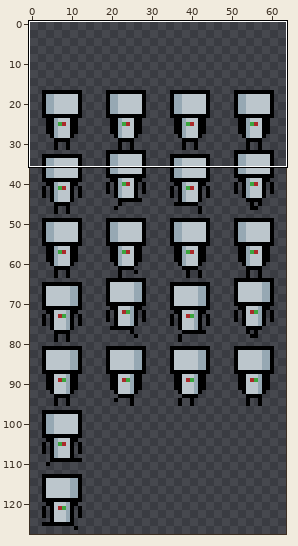
Sprite sheet: Ray Shaper/data/textures/body.png. The picture above shows the old version from afar; the outline marks the close-up.
Close-up. Before the commit:
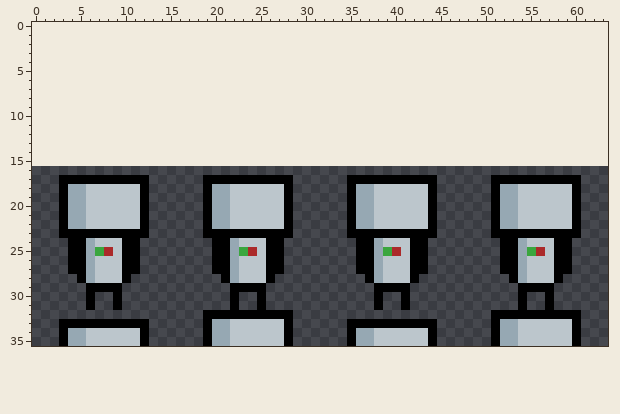
The file is 64x112 pixels. Shown: x 0..63, y 0..35. The old version is drawn lined up with the new one, on the new canvas. The commit also changed other parts of the picture, which this record leaves out.
And afterwards:
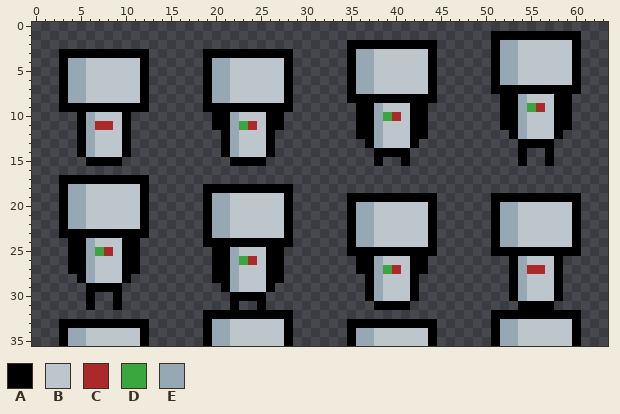
Palette (. is transparent): A #000000  B #bcc6cc  C #ab2929  D #3aa63e  E #96a8b3
Changes in this commit:
canvas 64x112 -> 64x128, the old top-left corner now at 0,16
@@ x 0..63 @@
  0 ................................................................
- 1 ................................................................
- 2 ................................................................
- 3 ................................................................
- 4 ................................................................
- 5 ................................................................
- 6 ................................................................
- 7 ................................................................
- 8 ................................................................
- 9 ................................................................
-10 ................................................................
-11 ................................................................
-12 ................................................................
-13 ................................................................
-14 ................................................................
-15 ................................................................
+ 1 ...................................................AAAAAAAAAA...
+ 2 ...................................AAAAAAAAAA......AEEBBBBBBA...
+ 3 ...AAAAAAAAAA......AAAAAAAAAA......AEEBBBBBBA......AEEBBBBBBA...
+ 4 ...AEEBBBBBBA......AEEBBBBBBA......AEEBBBBBBA......AEEBBBBBBA...
+ 5 ...AEEBBBBBBA......AEEBBBBBBA......AEEBBBBBBA......AEEBBBBBBA...
+ 6 ...AEEBBBBBBA......AEEBBBBBBA......AEEBBBBBBA......AEEBBBBBBA...
+ 7 ...AEEBBBBBBA......AEEBBBBBBA......AEEBBBBBBA......AAAAAAAAAA...
+ 8 ...AEEBBBBBBA......AEEBBBBBBA......AAAAAAAAAA.......AAEBBBAA....
+ 9 ...AAAAAAAAAA......AAAAAAAAAA.......AAEBBBAA........AAEDCBAA....
+10 .....AEBBBA.........AAEBBBAA........AAEDCBAA........AAEBBBAA....
+11 .....AECCBA.........AAEDCBAA........AAEBBBAA........AAEBBBAA....
+12 .....AEBBBA..........AEBBBA.........AAEBBBAA.........AEBBBA.....
+13 .....AEBBBA..........AEBBBA..........AEBBBA...........AAAA......
+14 .....AEBBBA..........AEBBBA...........AAAA............A..A......
+15 ......AAAA............AAAA............A..A............A..A......
 16 ................................................................
-17 ...AAAAAAAAAA......AAAAAAAAAA......AAAAAAAAAA......AAAAAAAAAA...
-18 ...AEEBBBBBBA......AEEBBBBBBA......AEEBBBBBBA......AEEBBBBBBA...
-19 ...AEEBBBBBBA......AEEBBBBBBA......AEEBBBBBBA......AEEBBBBBBA...
+17 ...AAAAAAAAAA...................................................
+18 ...AEEBBBBBBA......AAAAAAAAAA...................................
+19 ...AEEBBBBBBA......AEEBBBBBBA......AAAAAAAAAA......AAAAAAAAAA...
 20 ...AEEBBBBBBA......AEEBBBBBBA......AEEBBBBBBA......AEEBBBBBBA...
@@ x 0..63 @@
 22 ...AEEBBBBBBA......AEEBBBBBBA......AEEBBBBBBA......AEEBBBBBBA...
-23 ...AAAAAAAAAA......AAAAAAAAAA......AAAAAAAAAA......AAAAAAAAAA...
-24 ....AAEBBBAA........AAEBBBAA........AAEBBBAA........AAEBBBAA....
-25 ....AAEDCBAA........AAEDCBAA........AAEDCBAA........AAEDCBAA....
-26 ....AAEBBBAA........AAEBBBAA........AAEBBBAA........AAEBBBAA....
-27 ....AAEBBBAA........AAEBBBAA........AAEBBBAA........AAEBBBAA....
-28 .....AEBBBA..........AEBBBA..........AEBBBA..........AEBBBA.....
-29 ......AAAA............AAAA............AAAA............AAAA......
-30 ......A..A............A..A............A..A............A..A......
-31 ......A..A............A..A............A..A............A..A......
+23 ...AAAAAAAAAA......AEEBBBBBBA......AEEBBBBBBA......AEEBBBBBBA...
+24 ....AAEBBBAA.......AAAAAAAAAA......AEEBBBBBBA......AEEBBBBBBA...
+25 ....AAEDCBAA........AAEBBBAA.......AAAAAAAAAA......AAAAAAAAAA...
+26 ....AAEBBBAA........AAEDCBAA........AAEBBBAA.........AEBBBA.....
+27 ....AAEBBBAA........AAEBBBAA........AAEDCBAA.........AECCBA.....
+28 .....AEBBBA.........AAEBBBAA.........AEBBBA..........AEBBBA.....
+29 ......AAAA...........AEBBBA..........AEBBBA..........AEBBBA.....
+30 ......A..A............AAAA...........AEBBBA..........AEBBBA.....
+31 ......A..A............A..A............AAAA............AAAA......
 32 ...................AAAAAAAAAA......................AAAAAAAAAA...
Changed places in both close-ups, as pixel boxes (x1, y1, x2, y2):
changed: (491, 31, 581, 310)
changed: (347, 40, 437, 310)
added: (59, 49, 149, 166)
changed: (203, 49, 293, 301)
